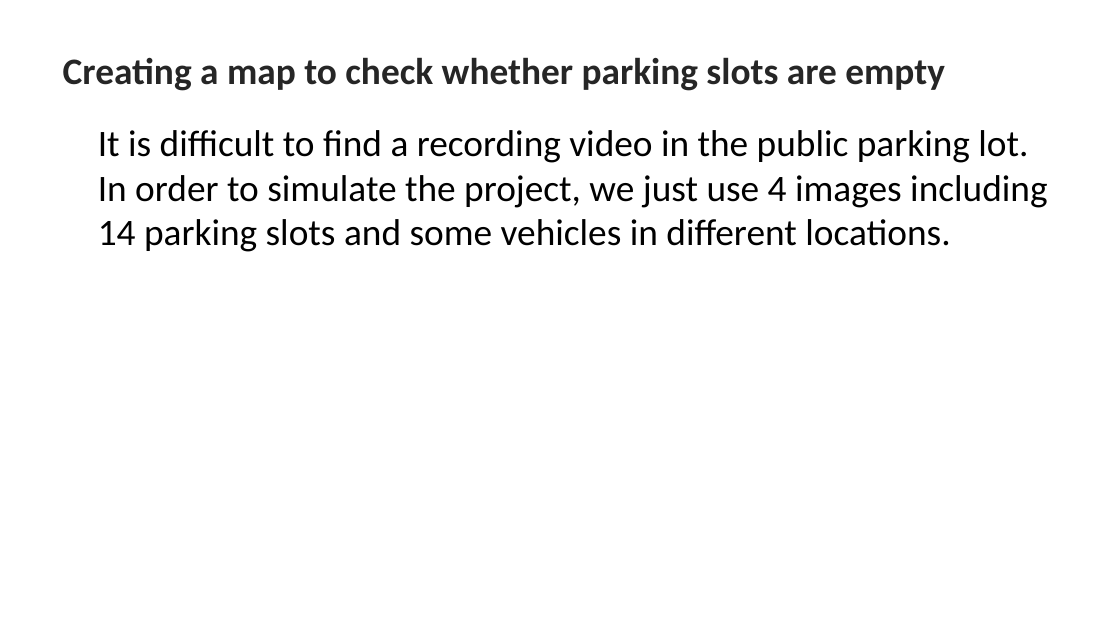
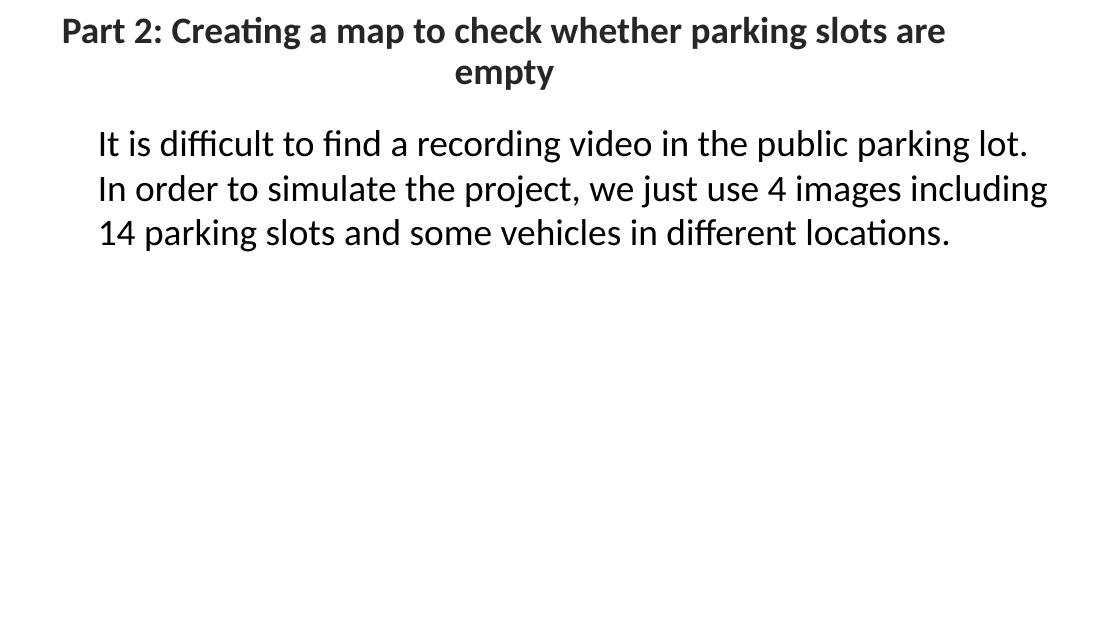
Before and after one commit to MenghuaXie/M202AFinalProject, a slide deck: slide 1 of 202_final_presentation.pptx. Drawn at 1120x630 pixels with LibreOffice and Linux fonts; fonts in the diff are those of the drawing. Boxes give left, top, right and bottom in pixels: in the first picture for what was removed or moved away, otherwise in the second. Text is boxed around its words. In the diff, an @@ line names an element or a change of style, - is before the commit and + after.

```diff
--- a/202_final_presentation.pptx
+++ b/202_final_presentation.pptx
@@ title at box(62, 16, 946, 90): text changed @@
-Creating a map to check whether parking slots are empty
+Part 2: Creating a map to check whether parking slots are empty
```
Also in this commit, not shown: 2 other slides changed, 5 slides added, 1 slide removed, 1 other file.
